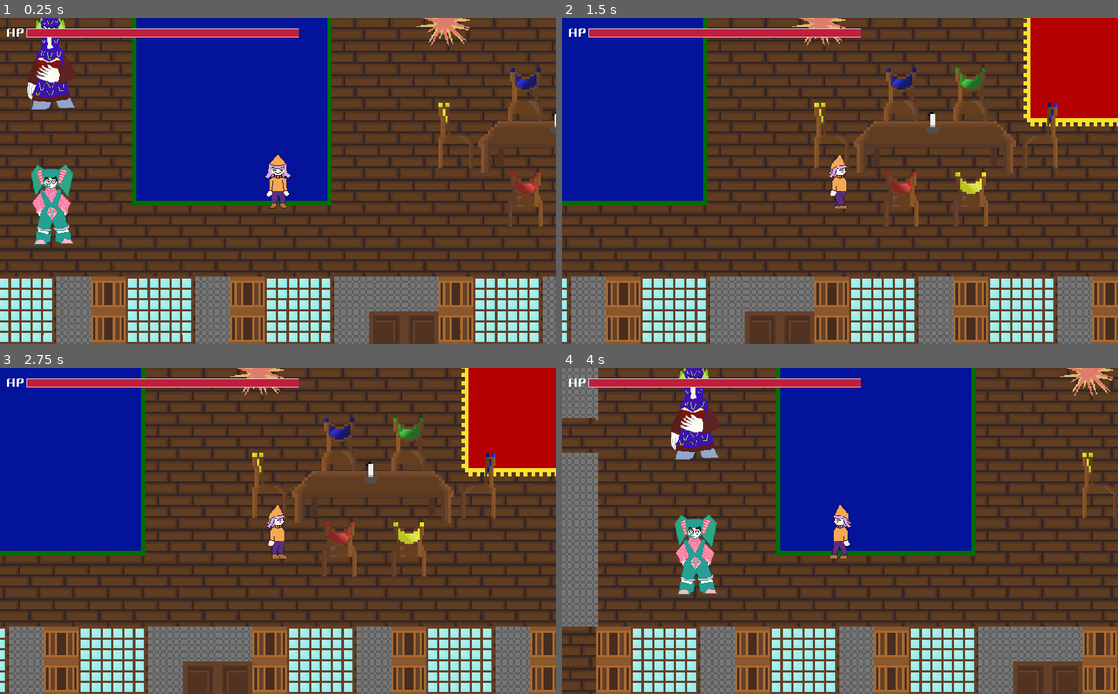
Above: before the commit, frames 1-4 (two rows, left to right).
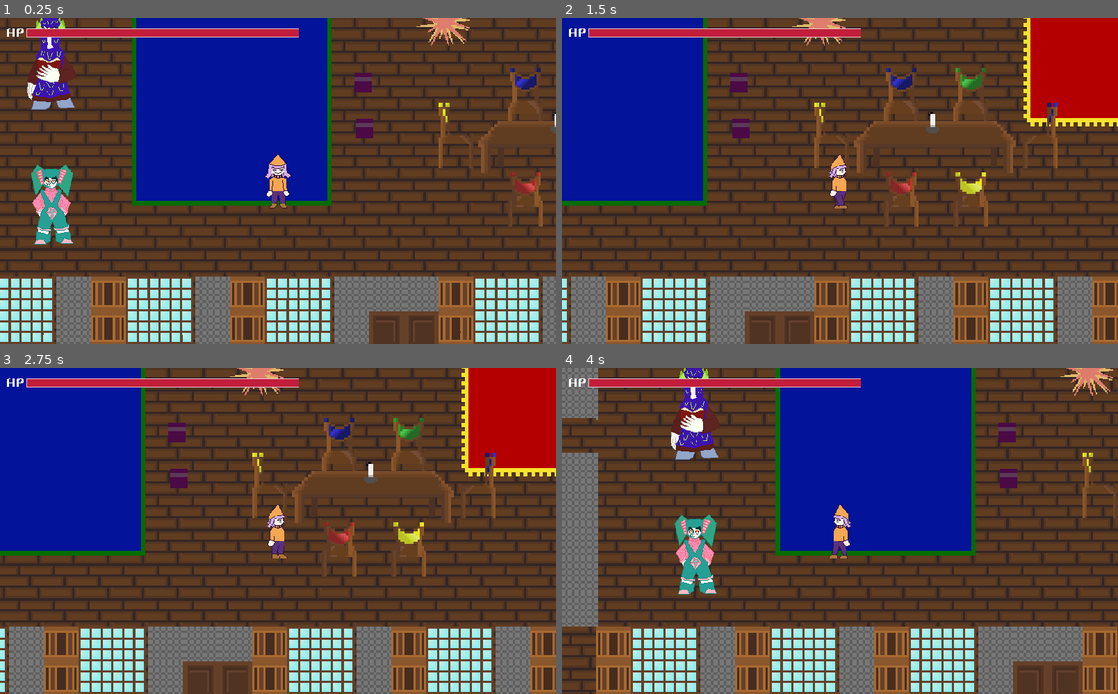
Above: after the commit, the same moments.

Repository: InKeaton/TheLibrarian
Game: Godot game, scene res://main.tscn
Two runs of this game, one before a commit and one after it. Both use one fixed random seed, a clock stepped at 60 frames per second and the inputs below. Sound files missing from this copy of the repository are replaced by a short silence.
Inputs:
- Up to frame 1 (0.25 s): no input
- Up to frame 2 (1.5 s): tap Enter at 0.5 s; hold Right (choice_right_down) from 0.53 s (still down); tap X (sprint) at 0.6 s; tap Z (talk) at 1.35 s
- Up to frame 3 (2.75 s): keep holding Right (choice_right_down); tap Space at 2 s; tap X (sprint) at 2.1 s
- Up to frame 4 (4 s): release Right (choice_right_down) at 2.78 s; hold Left (choice_left_up) from 2.78 s (still down); tap Z (talk) at 2.85 s; tap X (sprint) at 3.6 s

The runs differ from the first frame. In frame 1, 0.4% of the frame differs, in the area x 63-68%, y 16-37%; in frame 2, 0.4%; in frame 3, 0.4%; in frame 4, 0.4%.

Commit message:
collectable
collectable

Diff:
--- a/Player/Player.gd
+++ b/Player/Player.gd
@@ -27,6 +27,8 @@
 signal is_answering()
 # segnale che indica il cambio di scelta in un bivio
 signal change_choice(direction)
+# segnale collezionabili
+signal collect()
 
 # F U N Z I O N I ----------------------|
 
@@ -133,6 +135,10 @@
 func _on_Speakbox_body_entered(body):
 	if body.is_in_group("Character") && !_is_in_dialogue:
 		emit_signal("can_talk", body)
+	if body.is_in_group("collectable"):
+		connect("collect", body, "on_body_collected")
+		emit_signal("collect")
+
 
 # in caso non si possa più parlare, invia null al DialogueManager
 func _on_Speakbox_body_exited(body):
--- /dev/null
+++ b/collectable.gd
@@ -0,0 +1,4 @@
+extends StaticBody2D
+
+func on_body_collected():
+	self.queue_free()
--- /dev/null
+++ b/collectable.tscn
@@ -0,0 +1,22 @@
+[gd_scene load_steps=4 format=2]
+
+[ext_resource path="res://_assets/tileset_librarian_2.png" type="Texture" id=1]
+[ext_resource path="res://collectable.gd" type="Script" id=2]
+
+[sub_resource type="RectangleShape2D" id=1]
+extents = Vector2( 16, 18 )
+
+[node name="collectable" type="StaticBody2D" groups=["collectable"]]
+script = ExtResource( 2 )
+__meta__ = {
+"_edit_group_": true
+}
+
+[node name="Sprite" type="Sprite" parent="."]
+scale = Vector2( 4, 4 )
+texture = ExtResource( 1 )
+region_enabled = true
+region_rect = Rect2( 352, 23, 8, 9 )
+
+[node name="CollisionShape2D" type="CollisionShape2D" parent="."]
+shape = SubResource( 1 )
--- a/main.tscn
+++ b/main.tscn
@@ -1,9 +1,10 @@
-[gd_scene load_steps=13 format=2]
+[gd_scene load_steps=14 format=2]
 
 [ext_resource path="res://SaveManager/SaveManager.tscn" type="PackedScene" id=1]
 [ext_resource path="res://Player/Player.tscn" type="PackedScene" id=2]
 [ext_resource path="res://NPC/NPC.tscn" type="PackedScene" id=3]
 [ext_resource path="res://HUD/HUD.tscn" type="PackedScene" id=4]
+[ext_resource path="res://collectable.tscn" type="PackedScene" id=5]
 [ext_resource path="res://Dialogue/DialogueManager.tscn" type="PackedScene" id=6]
 [ext_resource path="res://Props/Damage.tscn" type="PackedScene" id=7]
 [ext_resource path="res://NPC/Madonna_data.tres" type="Resource" id=8]
@@ -88,6 +89,12 @@
 
 [node name="SaveManager" parent="." instance=ExtResource( 1 )]
 
+[node name="collectable" parent="." instance=ExtResource( 5 )]
+position = Vector2( 757, 219 )
+
+[node name="collectable2" parent="." instance=ExtResource( 5 )]
+position = Vector2( 760, 303 )
+
 [connection signal="can_talk" from="Player" to="DialogueManager" method="_on_Player_can_talk"]
 [connection signal="change_choice" from="Player" to="DialogueManager" method="_on_Player_change_choice"]
 [connection signal="health_changed" from="Player" to="HUD" method="_on_Player_health_changed"]
